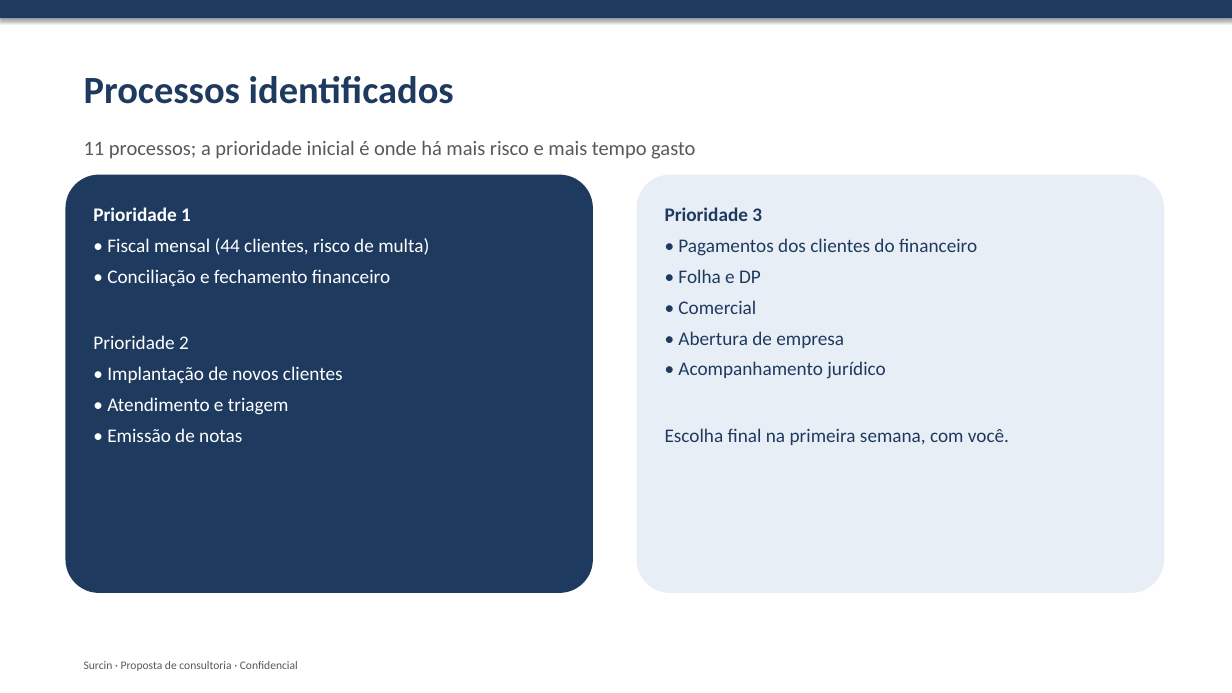
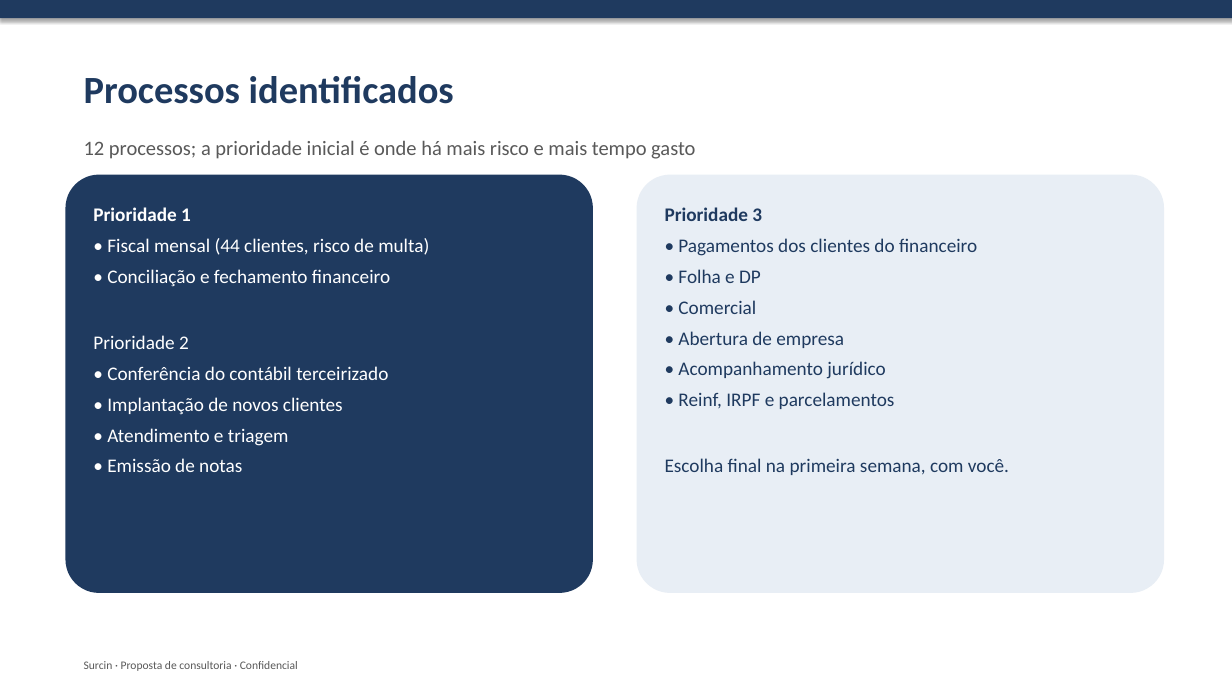
Before and after one commit to rromao-DS/Sourcin-Consultoria, a slide deck: slide 6 of proposta-surcin/06-apresentacao-proposta.pptx (slide 5 before the commit). Drawn at 1232x693 pixels with LibreOffice and Linux fonts; fonts in the diff are those of the drawing. Boxes give left, top, right and bottom in pixels: in the first picture for what was removed or moved away, otherwise in the second. Text is boxed around its words. In the diff, an @@ line names an element or a change of style, - is before the commit and + after.

```diff
--- a/proposta-surcin/06-apresentacao-proposta.pptx
+++ b/proposta-surcin/06-apresentacao-proposta.pptx
@@ text at (84,140,695,159): text changed @@
-11 processos; a prioridade inicial é onde há mais risco e mais tempo gasto
+12 processos; a prioridade inicial é onde há mais risco e mais tempo gasto
@@ text in rounded rectangle at (107,366,388,380): paragraph added @@
+• Conferência do contábil terceirizado
@@ text in rounded rectangle at (678,392,895,409): paragraph added @@
+• Reinf, IRPF e parcelamentos
```
Also in this commit, not shown: 6 other slides changed, 3 slides added, 1 slide removed, 7 other files.
